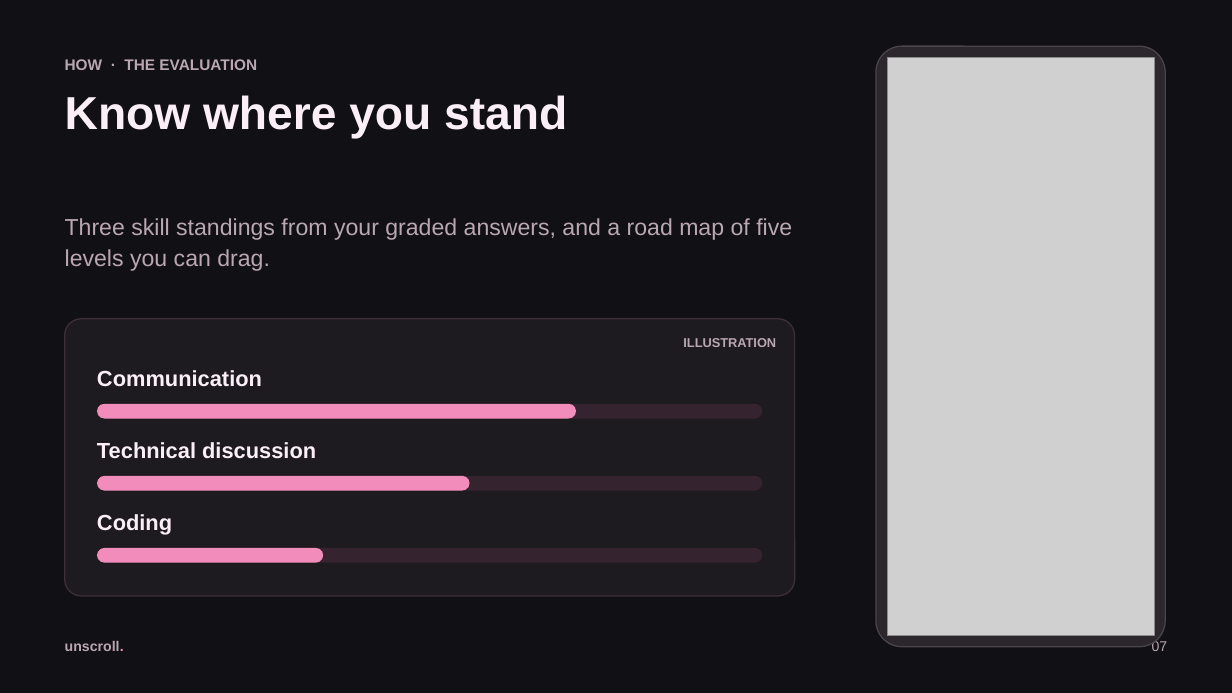
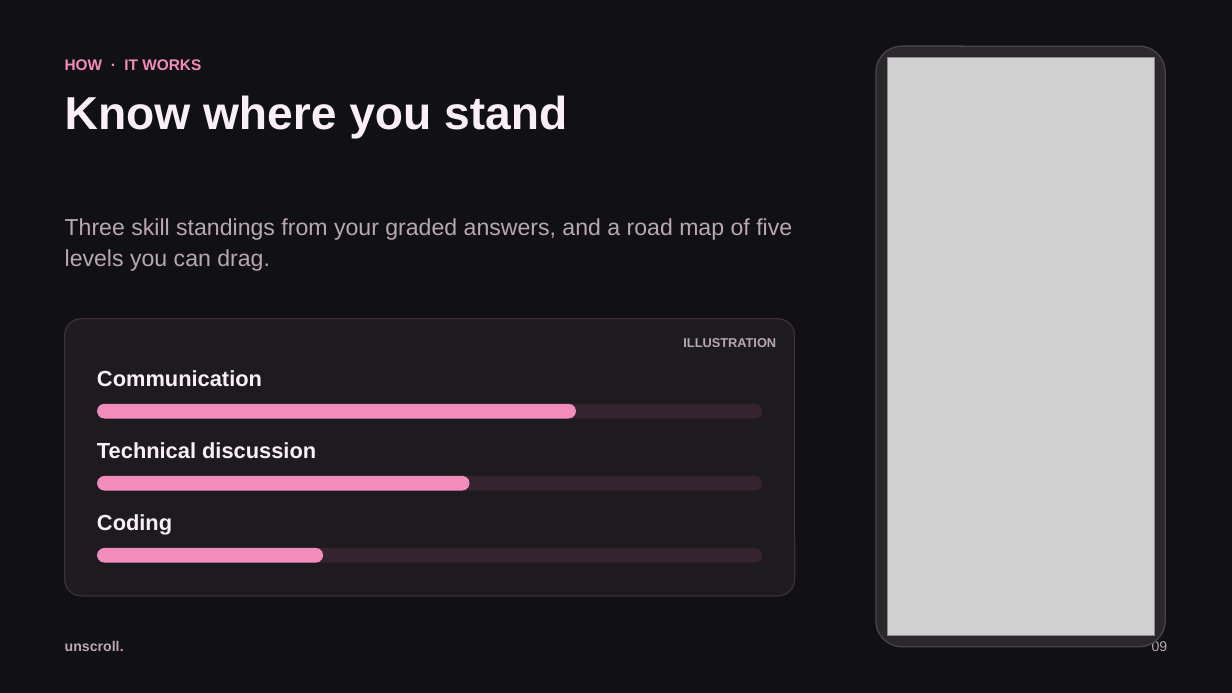
Before and after one commit to Charlesganu2004/Whitman-Hackathon, a slide deck: slide 9 of docs/presentation/Unscroll-pitch.pptx (slide 7 before the commit). Drawn at 1232x693 pixels with LibreOffice and Linux fonts; fonts in the diff are those of the drawing; grey boxes stand for pictures. Boxes give left, top, right and bottom in pixels: in the first picture for what was removed or moved away, otherwise in the second. Text is boxed around its words. In the diff, an @@ line names an element or a change of style, - is before the commit and + after.

```diff
--- a/docs/presentation/Unscroll-pitch.pptx
+++ b/docs/presentation/Unscroll-pitch.pptx
@@ text at [65,59,201,70]: text changed; text colour #B9A7B3 to #F28DBB @@
-HOW · THE EVALUATION
+HOW · IT WORKS
@@ text at [1152,640,1168,651]: text changed @@
-07
+09
```
Also in this commit, not shown: 7 other slides changed, 3 slides added, 1 slide removed, 1 other file.
